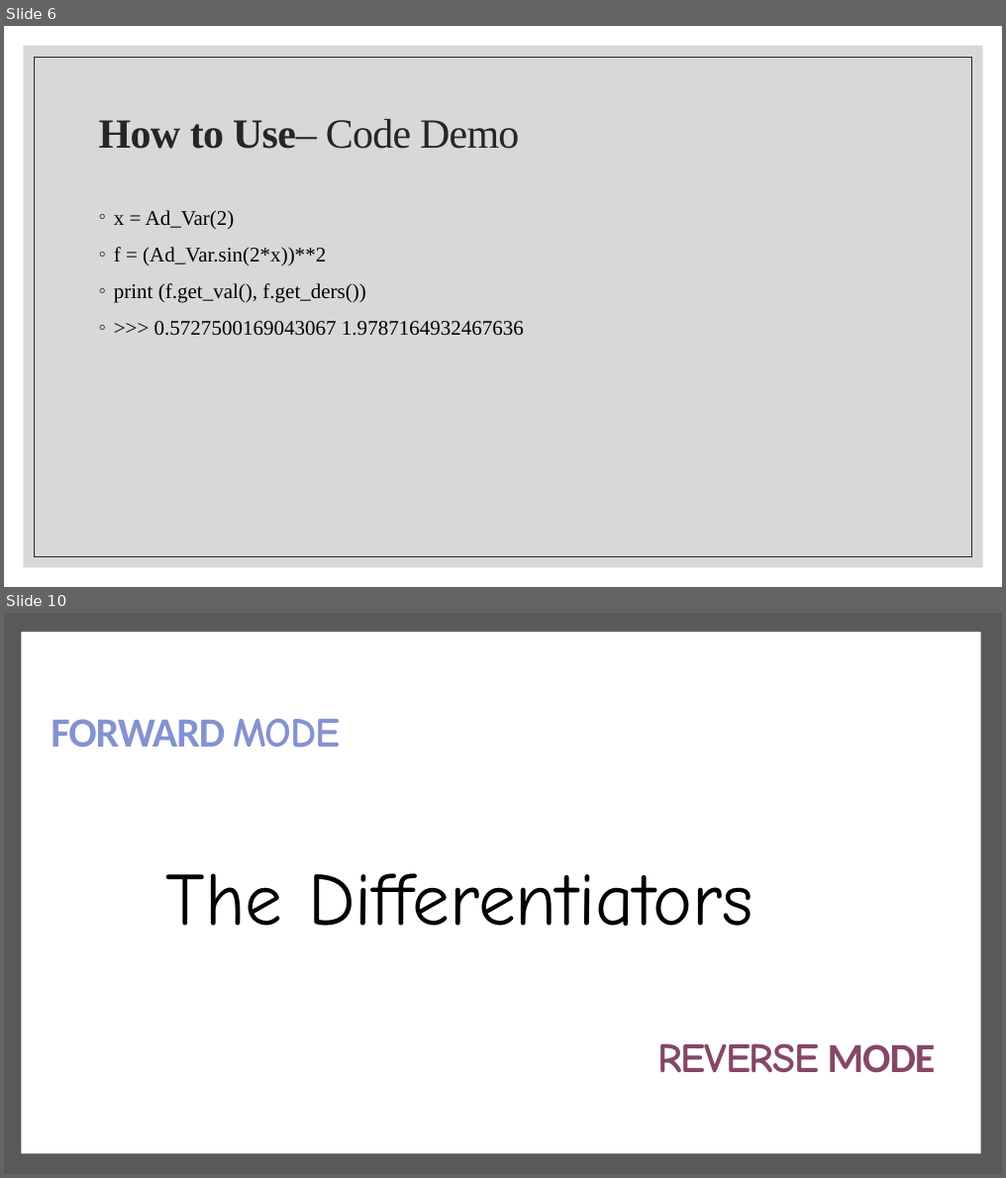
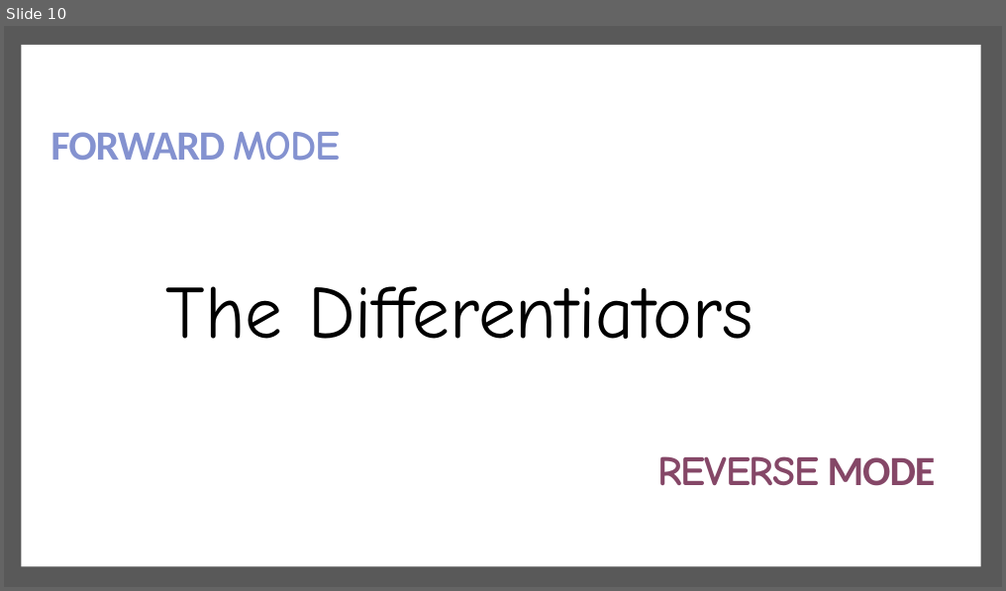
Before and after one commit to the-differentiators/cs207-FinalProject, a slide deck: docs/cs207-presentation.pptx. Shown one above the other, each under a label of ours: slides 6 and 10 before the commit, slide 10 after it; the slides between them are not shown. The pictures are 1006x1178 and 1006x591 pixels, drawn with LibreOffice and Linux fonts; fonts in the diff are those of the drawing; background and template pictures are left out. Boxes give left, top, right and bottom in pixels: in the first picture for what was removed or moved away, otherwise in the second. Text is boxed around its words. In the diff, an @@ line names an element or a change of style, - is before the commit and + after.

```diff
--- a/docs/cs207-presentation.pptx
+++ b/docs/cs207-presentation.pptx
@@ slide 6 removed at (4,26,1002,587), background #FFFFFF @@
@@ rectangle removed at (24,46,983,568) @@
@@ rectangle removed at (35,57,972,557) @@
@@ title removed at (99,119,519,149) @@
-How to Use– Code Demo
@@ text removed at (114,210,524,336) @@
-◦ x = Ad_Var(2)
-◦ f = (Ad_Var.sin(2*x))**2
-◦ print (f.get_val(), f.get_ders())
-◦ >>> 0.5727500169043067 1.9787164932467636
```
Also in this commit, not shown: 6 slides changed, 3 slides added, 2 other slides removed, 1 other file.
